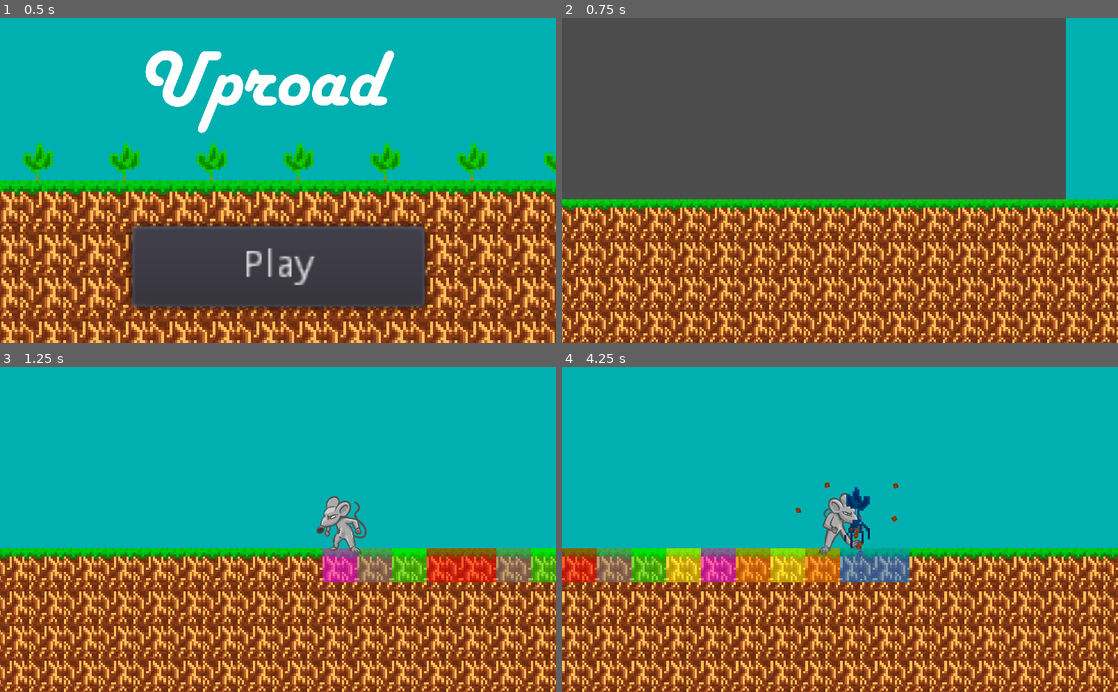
Above: before the commit, frames 1-4 (two rows, left to right).
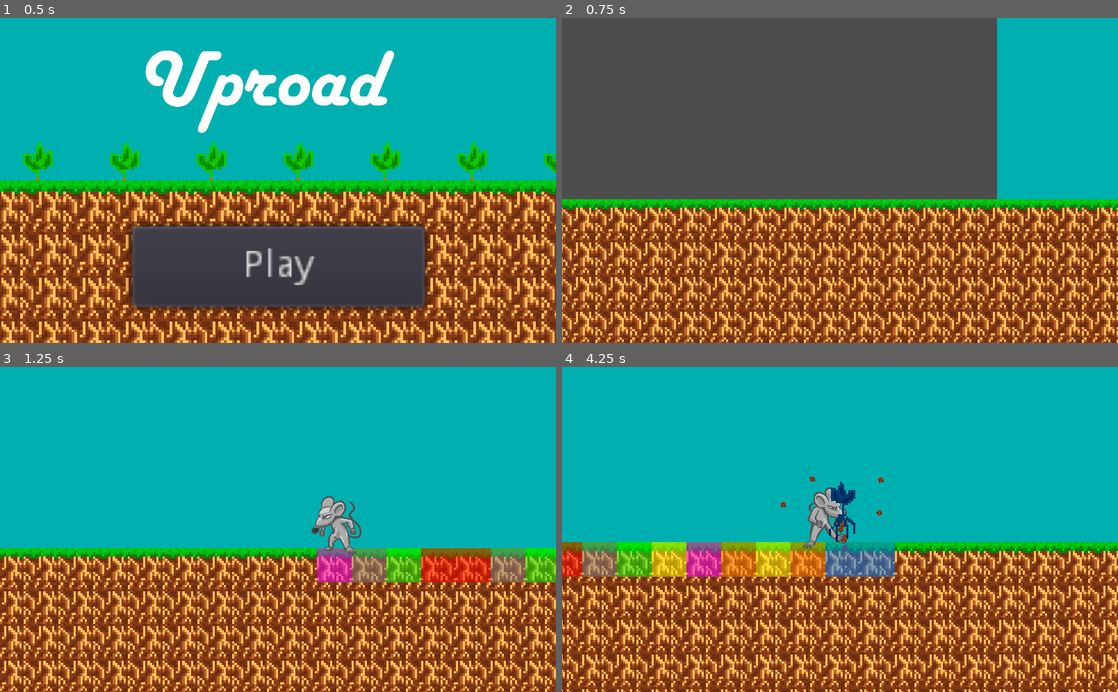
Above: after the commit, the same moments.

Repository: EndersteveGamer/GGJ-2023
Game: Godot game, scene res://Scene/Intro/Intro.tscn
Two runs of this game, one before a commit and one after it. Both use one fixed random seed, a clock stepped at 60 frames per second and the inputs below.
Inputs:
- Up to frame 1 (0.5 s): no input
- Up to frame 2 (0.75 s): click "Play" at 0.5 s
- Up to frame 3 (1.25 s): no input
- Up to frame 4 (4.25 s): hold Right (ui_right) 1.28-2.03 s; hold Down (ui_down) 2.03-2.78 s; hold Right (ui_right) 2.78-3.53 s; hold Up (ui_up) from 3.53 s (still down)

Frame 1 is identical in both runs. In frame 2, 12% of the frame differs, in the area x 0-99%, y 0-100%; in frame 3, 32%; in frame 4, 36%, in the area x 0-100%, y 33-100%.

Commit message:
Added camera shake

Diff:
--- a/The Other Godot Project/Script/Game.gd
+++ b/The Other Godot Project/Script/Game.gd
@@ -23,6 +23,9 @@
 
 var timeTaken = 0
 
+var timeLeftToShake : float = 0
+var shakeStrength : float = 0
+
 onready var dirtBury = $DirtBury
 onready var unlockParticles = $UnlockParticles
 
@@ -31,6 +34,10 @@
 
 func getUnlockParticles():
 	return unlockParticles
+
+func shakeCamera(time : float, strength : float):
+	timeLeftToShake = time
+	shakeStrength = strength
 
 var sinsIndex=[
 	"wrath",
@@ -201,6 +208,7 @@
 # Called every frame. 'delta' is the elapsed time since the previous frame.
 func _process(delta):
 	timeTaken += delta
+	timeLeftToShake -= delta
 	plantSpawnTimer+=delta
 	if plantSpawnTimer>plantSpawnCurrent:
 		if getPlantsNum() <= tiles / 2:
@@ -209,6 +217,15 @@
 		plantSpawnCurrent *= 0.9
 		if plantSpawnCurrent < 3: plantSpawnCurrent = 3
 	progressDisplay.value = tiles - 14
+	if timeLeftToShake > 0:
+		var value = rng.randf() * 360
+		var xOffset = shakeStrength * cos(value)
+		var yOffset = shakeStrength * sin(value)
+		$Player/Camera2D.offset_h = xOffset
+		$Player/Camera2D.offset_v = yOffset
+	else:
+		$Player/Camera2D.offset_h = 0
+		$Player/Camera2D.offset_v = 0
 
 func endGame():
 	var GlobalVars = get_node("/root/GlobalVars")
--- a/The Other Godot Project/Script/Rat.gd
+++ b/The Other Godot Project/Script/Rat.gd
@@ -112,6 +112,7 @@
 
 				owner.getDirtBury().position = uproot.position
 				owner.getDirtBury().emitting = true
+				owner.shakeCamera(0.25, 2)
 
 				if plantGetSinName(uproot)=="gluttony":
 					if not uproot.grown:
@@ -195,6 +196,7 @@
 			if uproot.visible:
 				owner.getDirtBury().position = uproot.position
 				owner.getDirtBury().emitting = true
+				owner.shakeCamera(0.25, 2)
 				grabbed.texture=plantGray
 				grabbed.modulate=plantGetSin(uproot.index)["color"]
 				uproot.owner.remove_child(uproot)
